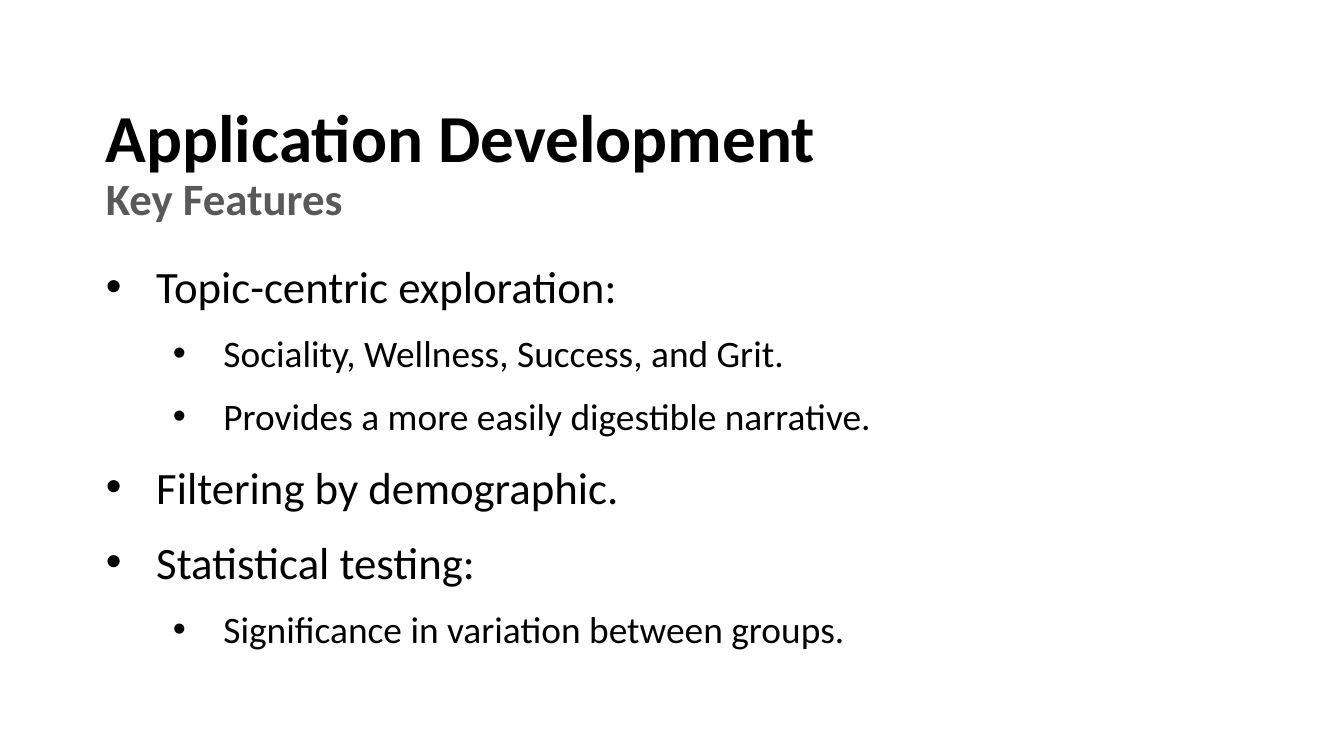
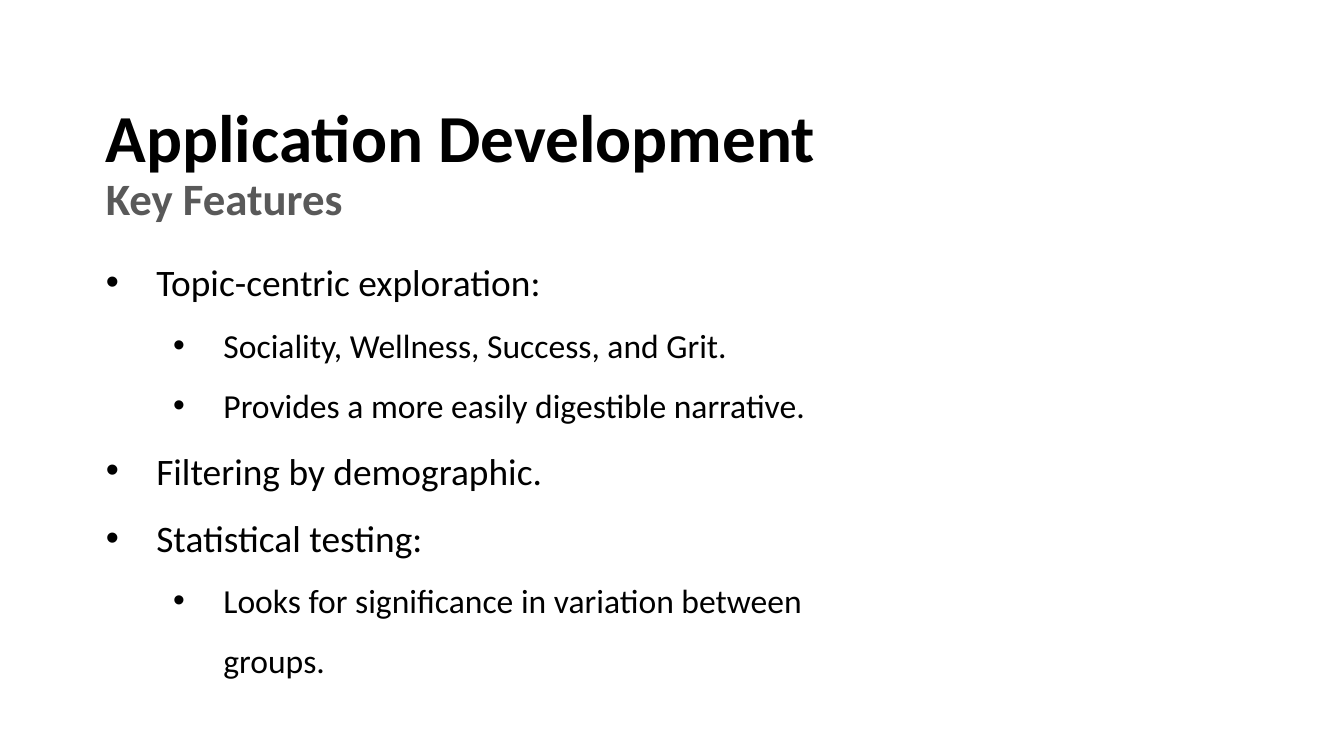
Before and after one commit to ethan-lott/saase-app, a slide deck: slide 5 of Presentation.pptx. Drawn at 1344x756 pixels with LibreOffice and Linux fonts; fonts in the diff are those of the drawing; background and template pictures are left out. Boxes give left, top, right and bottom in pixels: in the first picture for what was removed or moved away, otherwise in the second. Text is boxed around its words. In the diff, an @@ line names an element or a change of style, - is before the commit and + after.

```diff
--- a/Presentation.pptx
+++ b/Presentation.pptx
@@ text at bbox=[156, 270, 805, 559]: size 24 to 20 pt in "Topic-centric exploration:", "Filtering by demographic.", "Statistical testing:"; size 20 to 18 pt in "Sociality, Wellness, Success, and Grit.", "Provides a more easily digestible narrative."; line spacing 1.4 to 1.5 @@
@@ text at bbox=[223, 589, 801, 679]: text changed; size 20 to 18 pt @@
-  • Significance in variation between groups.
+  • Looks for significance in variation between groups.
```
Also in this commit, not shown: 5 other slides changed, 2 slides added, 1 slide removed, 4 other files.
